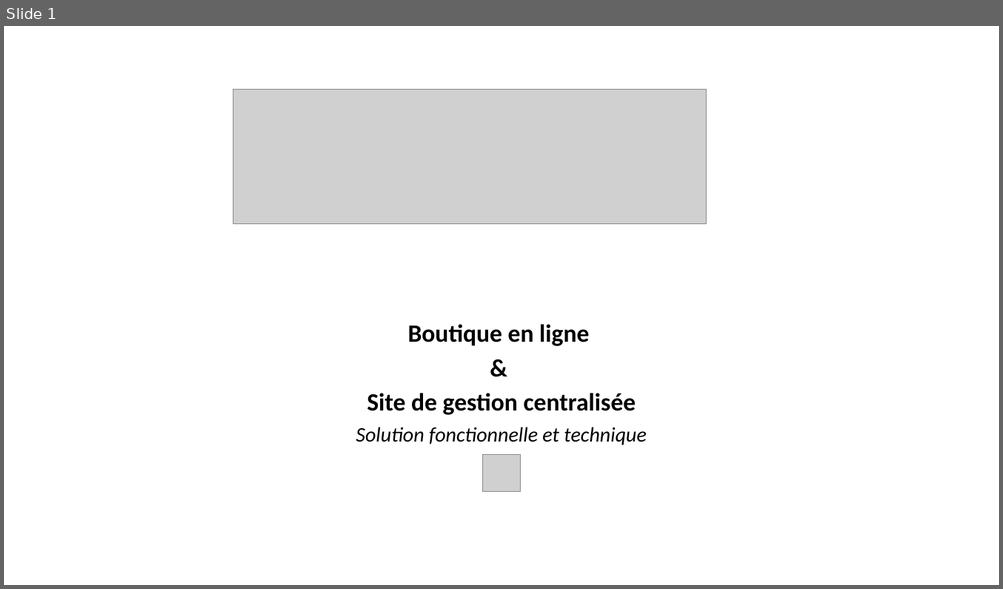
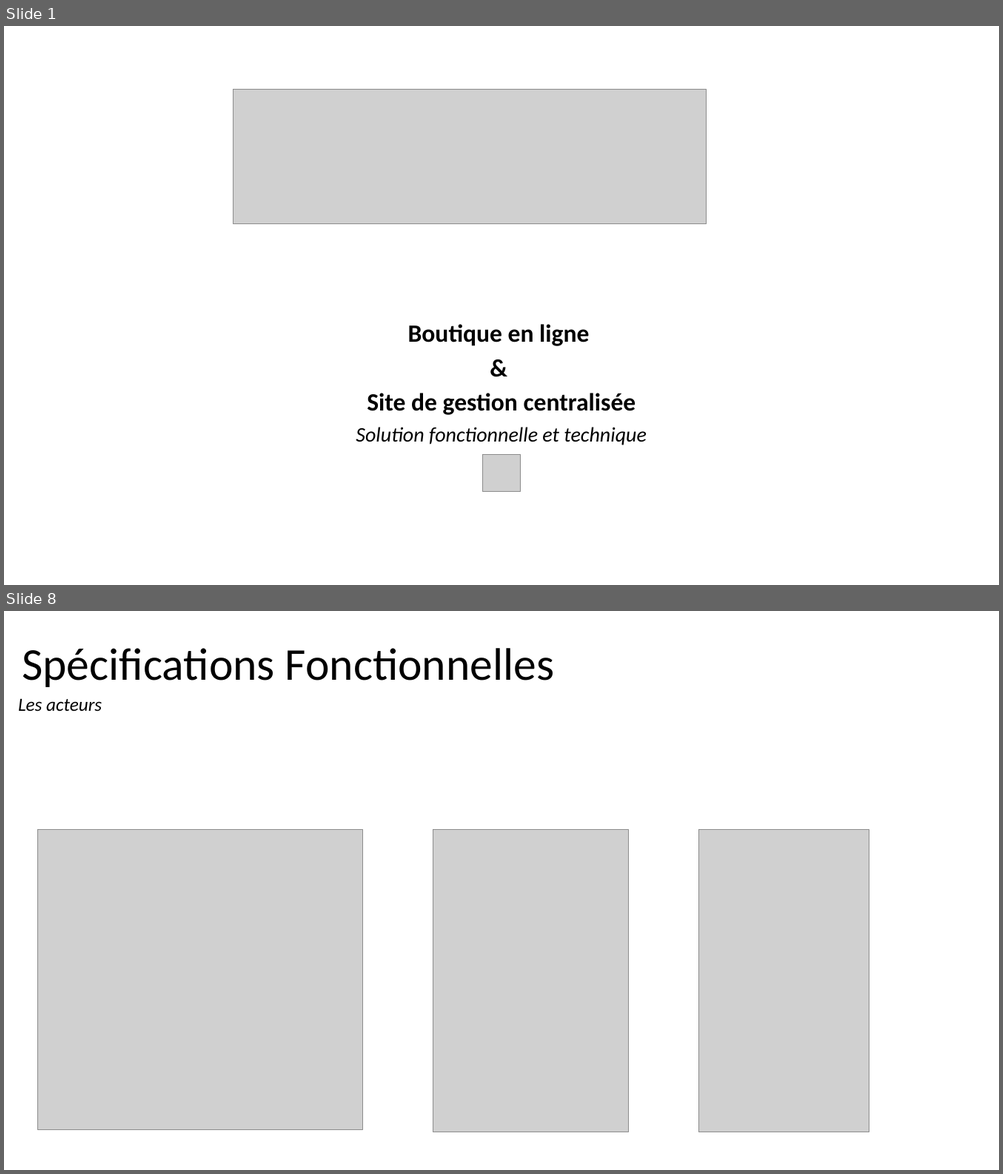
Before and after one commit to StephenAOGOLO/P4_Analysez_les_besoins, a slide deck: Projet_4_Solution_fonctionnelle_et_technique.pptx. Shown one above the other, each under a label of ours: slide 1 before the commit, slides 1 and 8 after it; the slides between them are not shown. The pictures are 1003x589 and 1003x1174 pixels, drawn with LibreOffice and Linux fonts; fonts in the diff are those of the drawing; grey boxes stand for pictures. Boxes give left, top, right and bottom in pixels: in the first picture for what was removed or moved away, otherwise in the second. Text is boxed around its words. In the diff, an @@ line names an element or a change of style, - is before the commit and + after.

Commit message:
19th commit - on branch 1.2 - Updating file " fonctionnelle et technique"

```diff
--- a/Projet_4_Solution_fonctionnelle_et_technique.pptx
+++ b/Projet_4_Solution_fonctionnelle_et_technique.pptx
@@ slide 8 added at box(4, 611, 999, 1170), background #FFFFFF @@
@@ title added at box(22, 648, 554, 687), 44 pt, text #000000 @@
+Spécifications Fonctionnelles
@@ text added at box(18, 698, 102, 712), 18 pt, text #000000, italic @@
+Les acteurs
@@ picture added at box(37, 829, 362, 1130) @@
@@ picture added at box(433, 829, 629, 1133) @@
@@ picture added at box(699, 829, 869, 1133) @@
```
Also in this commit, not shown: 1 slide changed, 16 other slides added.
